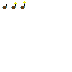
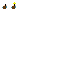
The second w=72, h=72 image is a revision of the first. Changes to its layers:
hid "Shooting2" over (20, 1, 26, 9)
painted on "Layer 1" over (13, 2, 17, 6)
